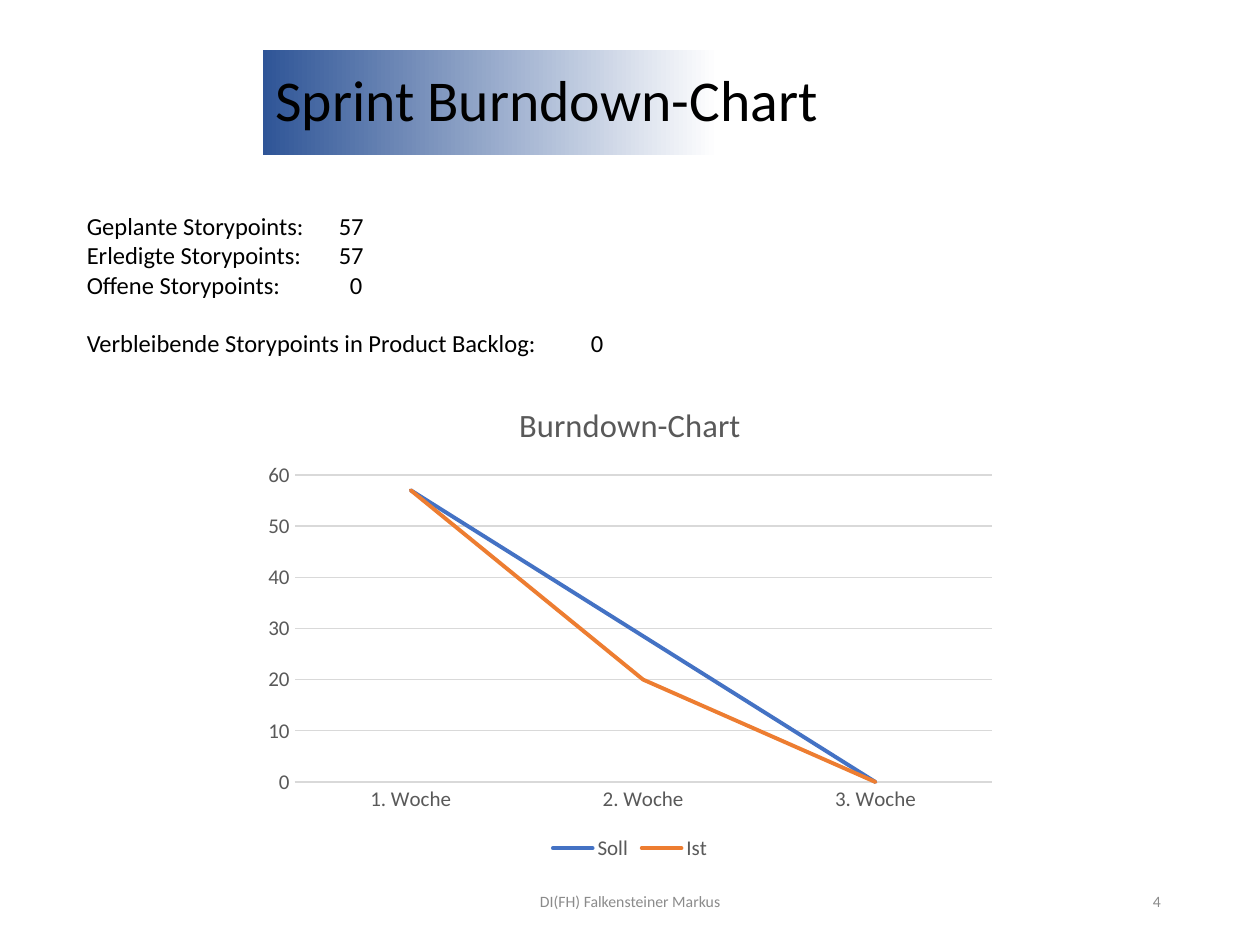
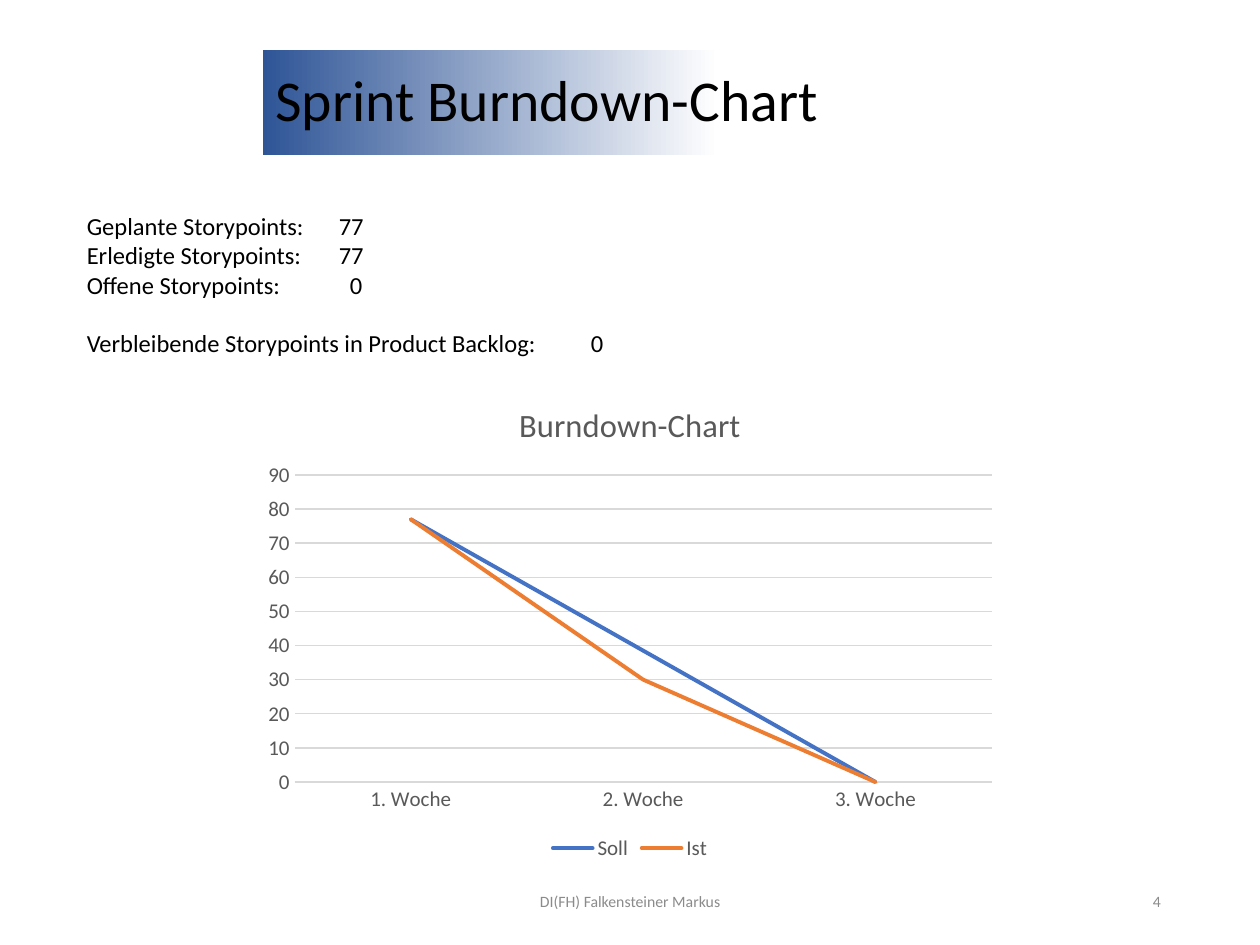
Before and after one commit to StefanRautner/MBotController, a slide deck: slide 4 of Dokumente/SprintReview-5.pptx. Drawn at 1260x945 pixels with LibreOffice and Linux fonts; fonts in the diff are those of the drawing; background and template pictures are left out. Boxes give left, top, right and bottom in pixels: in the first picture for what was removed or moved away, otherwise in the second. Text is boxed around its words. In the diff, an @@ line names an element or a change of style, - is before the commit and + after.

```diff
--- a/Dokumente/SprintReview-5.pptx
+++ b/Dokumente/SprintReview-5.pptx
@@ line chart at box(253, 383, 1007, 866) @@
@@ Soll, 1. Woche: 57 to 77 @@
@@ Soll, 2. Woche: 28 to 38 @@
@@ Ist, 1. Woche: 57 to 77 @@
@@ Ist, 2. Woche: 20 to 30 @@
```
Also in this commit, not shown: 3 other slides changed, 9 other files.
